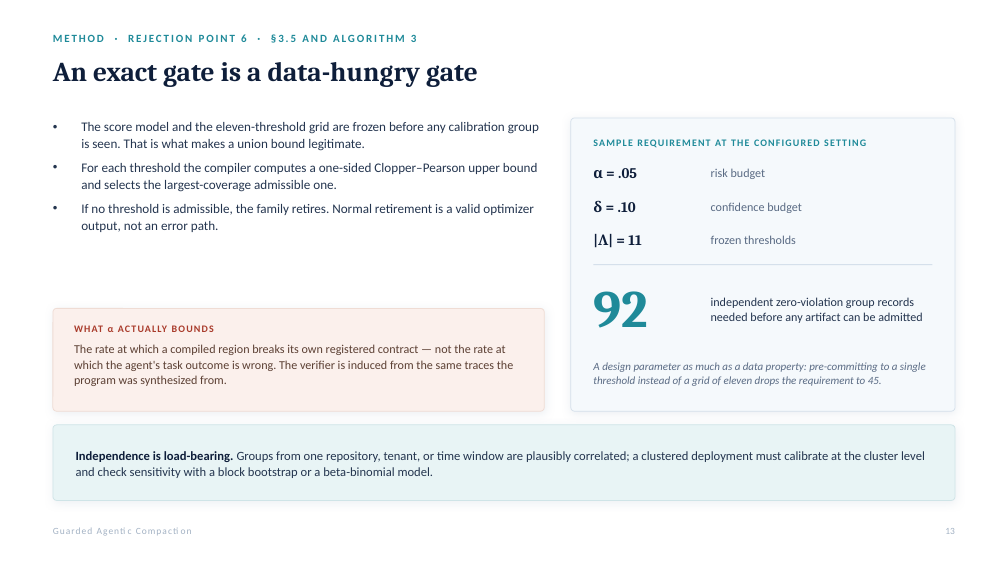
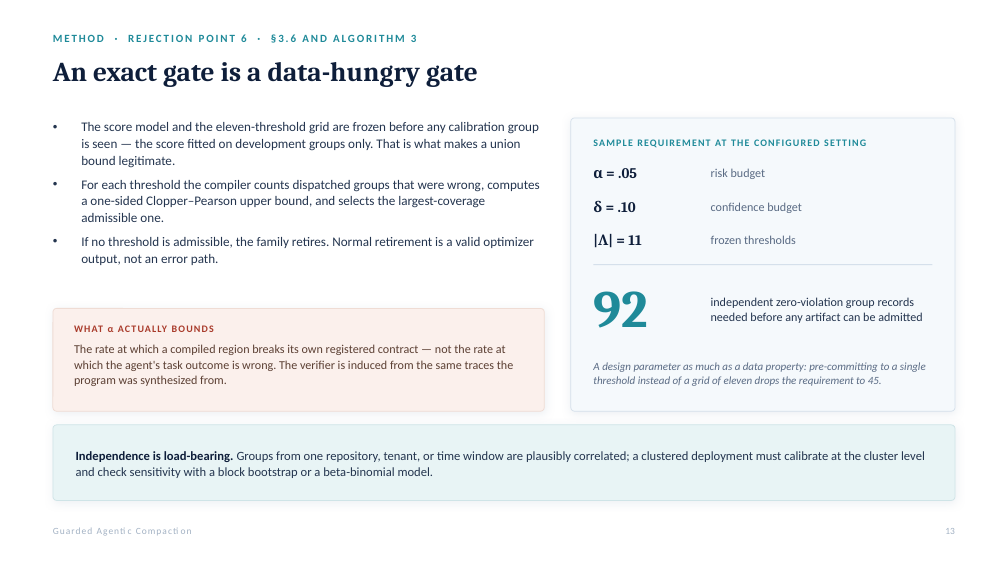
Before and after one commit to rrahimi-uci/guarded-agentic-compaction, a slide deck: slide 13 of paper/slides/compiling-recurrent-agent-workflows-into-guarded-programs-detailed.pptx. Drawn at 1008x567 pixels with LibreOffice and Linux fonts; fonts in the diff are those of the drawing. Boxes give left, top, right and bottom in pixels: in the first picture for what was removed or moved away, otherwise in the second. Text is boxed around its words. In the diff, an @@ line names an element or a change of style, - is before the commit and + after.

```diff
--- a/paper/slides/compiling-recurrent-agent-workflows-into-guarded-programs-detailed.pptx
+++ b/paper/slides/compiling-recurrent-agent-workflows-into-guarded-programs-detailed.pptx
@@ text at [53, 34, 417, 43]: text changed @@
-METHOD · REJECTION POINT 6 · §3.5 AND ALGORITHM 3
+METHOD · REJECTION POINT 6 · §3.6 AND ALGORITHM 3
@@ text at [81, 122, 539, 222]: text changed @@
-• The score model and the eleven-threshold grid are frozen before any calibration group is seen. That is what makes a union bound legitimate.
-• For each threshold the compiler computes a one-sided Clopper–Pearson upper bound and selects the largest-coverage admissible one.
+• The score model and the eleven-threshold grid are frozen before any calibration group is seen — the score fitted on development groups only. That is what makes a union bound legitimate.
+• For each threshold the compiler counts dispatched groups that were wrong, computes a one-sided Clopper–Pearson upper bound, and selects the largest-coverage admissible one.
```
Also in this commit, not shown: 11 other slides changed, 6 other files.
